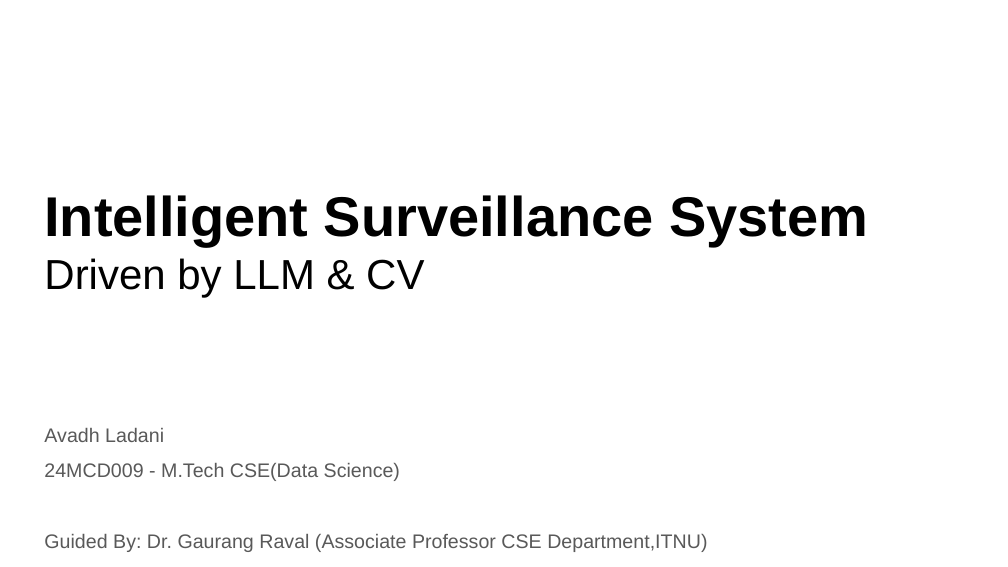
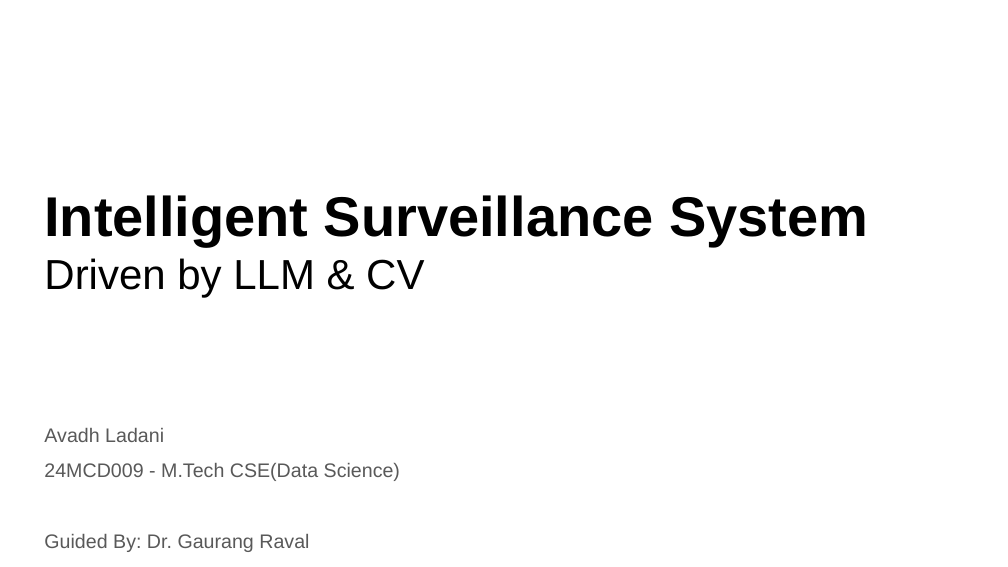
Before and after one commit to Avadh-Ladani-0/vForensIQ, a slide deck: slide 1 of Report/MP_24MCD009.pptx. Drawn at 1008x567 pixels with LibreOffice and Linux fonts; fonts in the diff are those of the drawing. Boxes give left, top, right and bottom in pixels: in the first picture for what was removed or moved away, otherwise in the second. Text is boxed around its words. In the diff, an @@ line names an element or a change of style, - is before the commit and + after.

```diff
--- a/Report/MP_24MCD009.pptx
+++ b/Report/MP_24MCD009.pptx
@@ subtitle at box(44, 534, 309, 552): text changed @@
-Guided By: Dr. Gaurang Raval (Associate Professor CSE Department,ITNU)
+Guided By: Dr. Gaurang Raval
```
Also in this commit, not shown: 19 other slides changed, 2 slides added, 1 slide removed, 5 other files.
